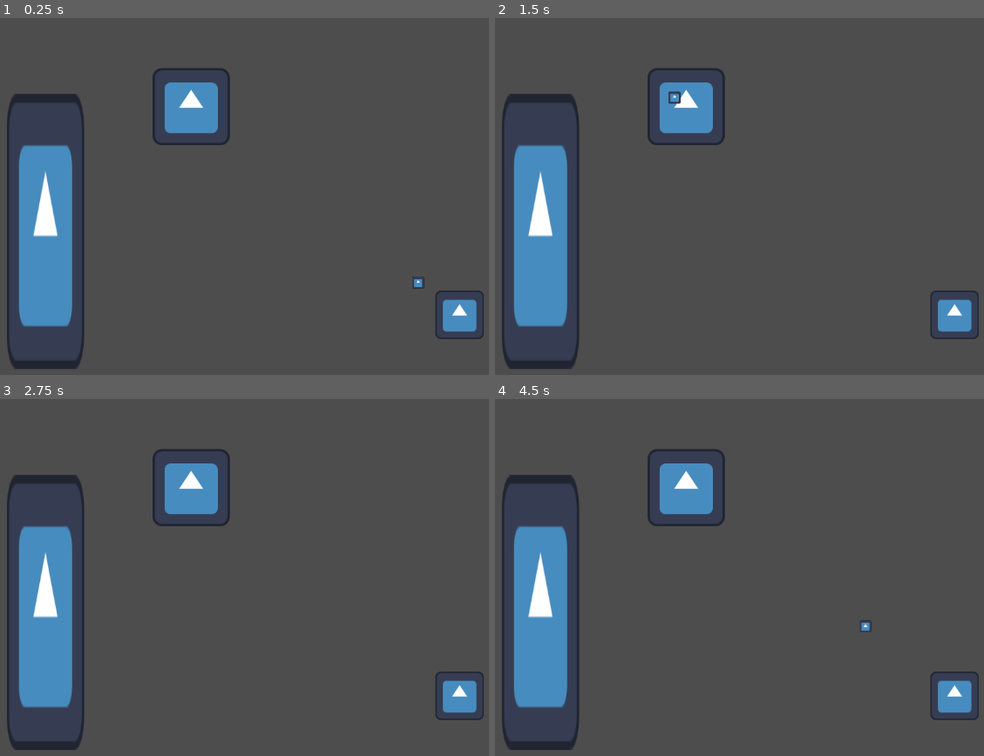
Above: before the commit, frames 1-4 (two rows, left to right).
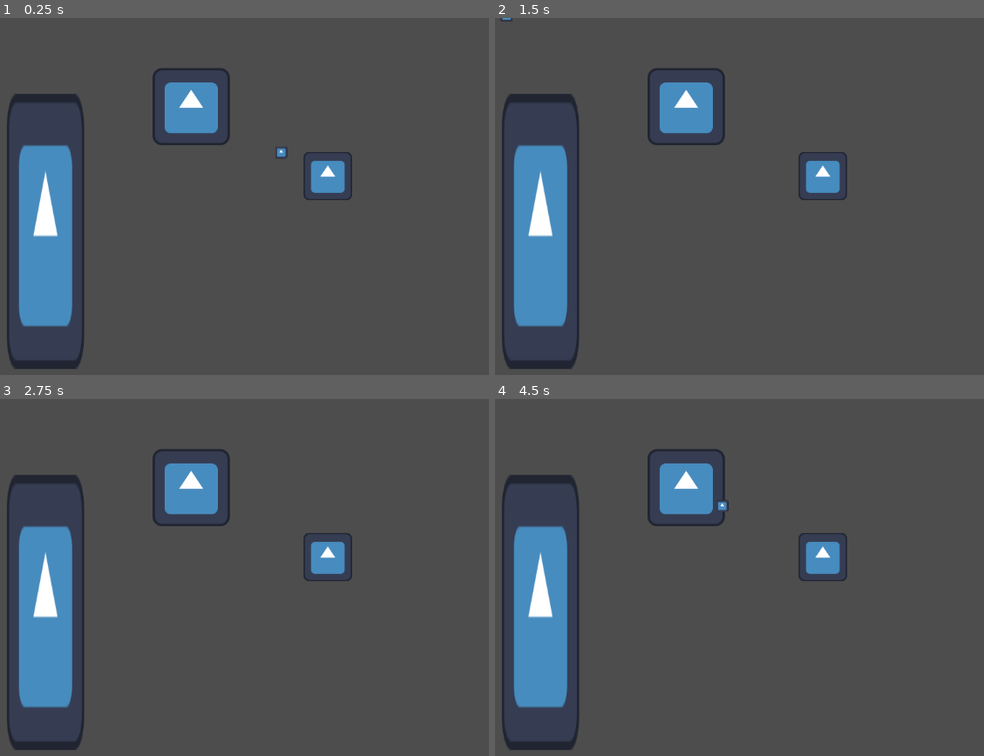
Above: after the commit, the same moments.

Repository: icarus-child/ASJ2026
Game: Godot game, scene res://main.tscn
Two runs of this game, one before a commit and one after it. Both use one fixed random seed, a clock stepped at 60 frames per second and the inputs below. The engine's default icon, where the game draws it, is replaced by a stand-in: a white triangle on a blue panel in a dark square.
Inputs:
- Up to frame 1 (0.25 s): no input
- Up to frame 2 (1.5 s): tap Enter at 1.25 s
- Up to frame 3 (2.75 s): tap Space at 2 s
- Up to frame 4 (4.5 s): tap Enter at 2.75, 4.25 s; tap Space at 3.5 s

The runs differ from the first frame. In frame 1, 1.7% of the frame differs, in the area x 56-99%, y 36-90%; in frame 2, 1.7%; in frame 3, 1.6%; in frame 4, 1.7%.

Commit message:
adjusted attack range to be real

Diff:
--- a/enemies/test_enemy.gd
+++ b/enemies/test_enemy.gd
@@ -16,7 +16,7 @@
 
 @onready var test_projectile := preload("res://enemies/test_projectile.tscn") as PackedScene
 @onready var attacks: Array[Attack] = [
-	Attack.new(100, func(player_ref: CharacterBody2D) -> void: _shoot_projectile(player_ref))
+	Attack.new(300, func(player_ref: CharacterBody2D) -> void: _shoot_projectile(player_ref))
 ]
 @onready var max_attack_range: float = (
 	attacks.map(func(attack: Attack) -> float: return attack.attack_range).max()
@@ -61,7 +61,7 @@
 
 
 func _get_distance_to_player() -> float:
-	return 10
+	return position.distance_to(player.position)
 
 
 # TODO: make projectile max speed owned by the projectile
--- a/main.tscn
+++ b/main.tscn
@@ -23,4 +23,4 @@
 texture = ExtResource("2_h2yge")
 
 [node name="TestEnemy" parent="." unique_id=575713072 instance=ExtResource("3_h2yge")]
-position = Vector2(939, 492)
+position = Vector2(721, 262)
